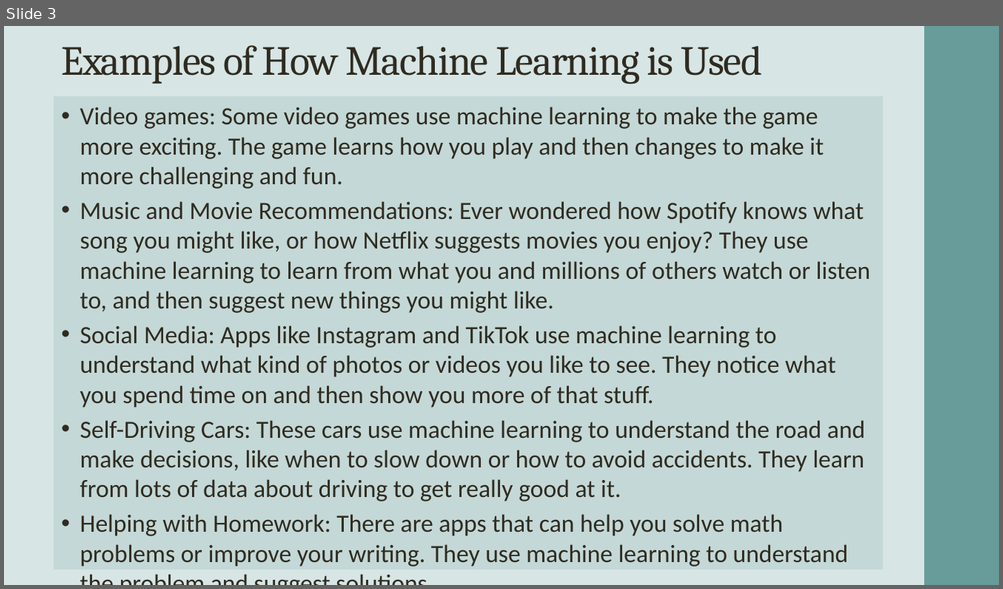
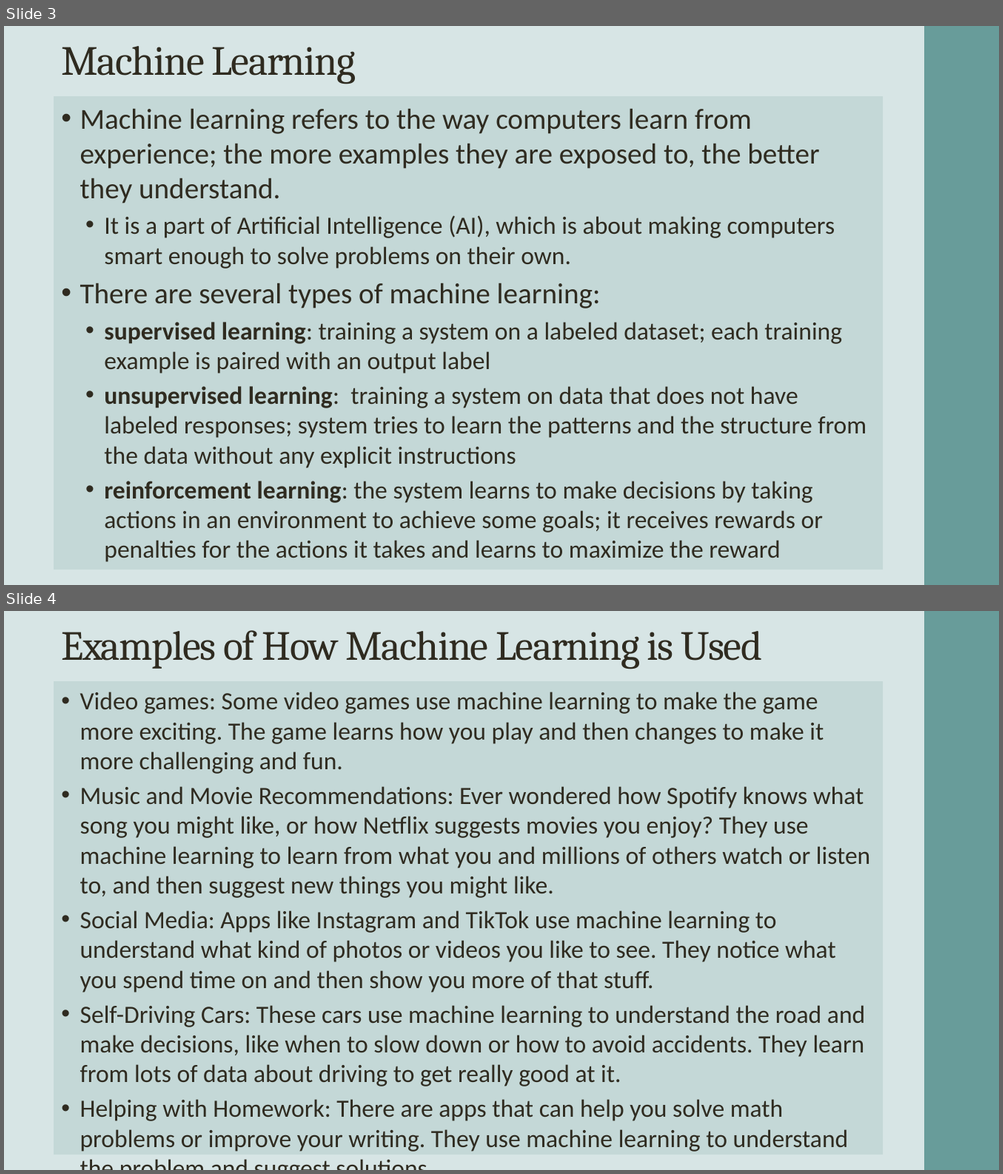
Before and after one commit to FSCJ-Innovation/presentation, a slide deck: Slides.pptx. Shown one above the other, each under a label of ours: slide 3 before the commit, slides 3 and 4 after it. The pictures are 1003x589 and 1003x1174 pixels, drawn with LibreOffice and Linux fonts; fonts in the diff are those of the drawing; background and template pictures are left out. Boxes give left, top, right and bottom in pixels: in the first picture for what was removed or moved away, otherwise in the second. Text is boxed around its words. In the diff, an @@ line names an element or a change of style, - is before the commit and + after.

```diff
--- a/Slides.pptx
+++ b/Slides.pptx
@@ slide 3 added at (4, 26, 999, 585), background #D7E5E5; not listed: 2 template elements that a slide beside it also shows @@
@@ title added at (61, 46, 356, 84), 40 pt, text #2F2B20 @@
+Machine Learning
@@ text added at (54, 96, 883, 570), fill #C4D8D7, 24 pt, text #2F2B20 @@
+• Machine learning refers to the way computers learn from experience; the more examples they are exposed to, the better they understand.
+  • It is a part of Artificial Intelligence (AI), which is about making computers smart enough to solve problems on their own.
+• There are several types of machine learning:
+  • supervised learning: training a system on a labeled dataset; each training example is paired with an output label
+  • unsupervised learning: training a system on data that does not have labeled responses; system tries to learn the patterns and the structure from the data without any explicit instructions
+  • reinforcement learning: the system learns to make decisions by taking actions in an environment to achieve some goals; it receives rewards or penalties for the actions it takes and learns to maximize the reward
@@ what was slide 3 is now slide 4 @@
```
Also in this commit, not shown: 1 slide changed, 1 other slide added, 4 other files.
